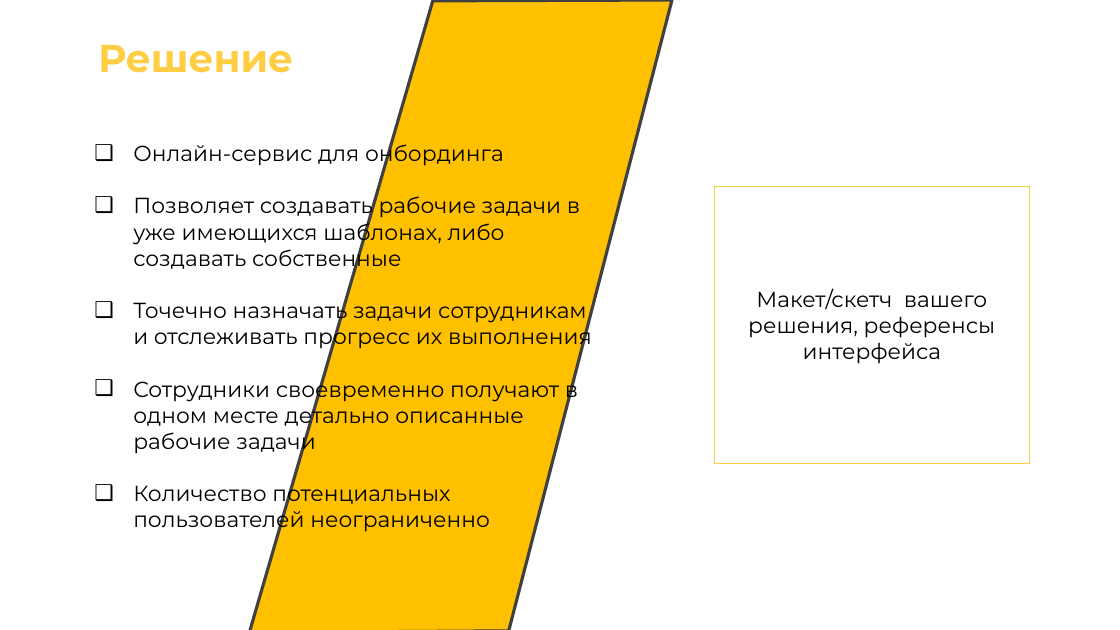
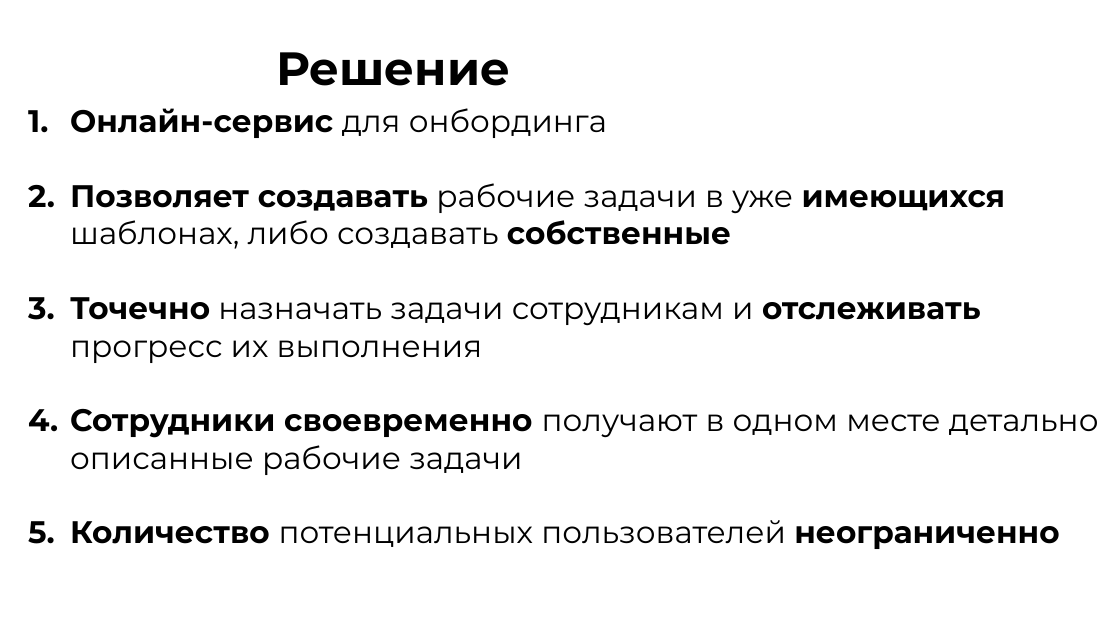
Before and after one commit to zetLighter/tech-pred, a slide deck: slide 4 of OnboardFlow.pptx. Drawn at 1120x630 pixels with LibreOffice and Linux fonts; fonts in the diff are those of the drawing; background and template pictures are left out. Boxes give left, top, right and bottom in pixels: in the first picture for what was removed or moved away, otherwise in the second. Text is boxed around its words. In the diff, an @@ line names an element or a change of style, - is before the commit and + after.

```diff
--- a/OnboardFlow.pptx
+++ b/OnboardFlow.pptx
@@ freeform shape removed at (250, 0, 672, 630) @@
@@ text "Решение": place and size @@
-text "Решение" at (98, 44, 293, 73)
+text "Решение" at (276, 52, 510, 86)
@@ text "Решение" at (276, 52, 510, 86): size 25 to 30 pt, text colour #FFCD44 to #000000 @@
@@ text "Онлайн-сервис для онбординга": place and size @@
-text "Онлайн-сервис для онбординга" at (133, 141, 592, 533)
+text "Онлайн-сервис для онбординга" at (70, 108, 1099, 549)
@@ text "Онлайн-сервис для онбординга" at (70, 108, 1099, 549): size 14 to 20 pt; bold on in "Онлайн-сервис", "Позволяет создавать имеющихся собственные", "Точечно отслеживать", "Сотрудники своевременно" and 1 more places; bullet ❑ to 1. @@
@@ rectangle removed at (715, 186, 1030, 464) @@
@@ text removed at (748, 288, 996, 364) @@
-Макет/скетч вашего решения, референсы интерфейса
```
Also in this commit, not shown: 10 other slides changed, 2 other files.
